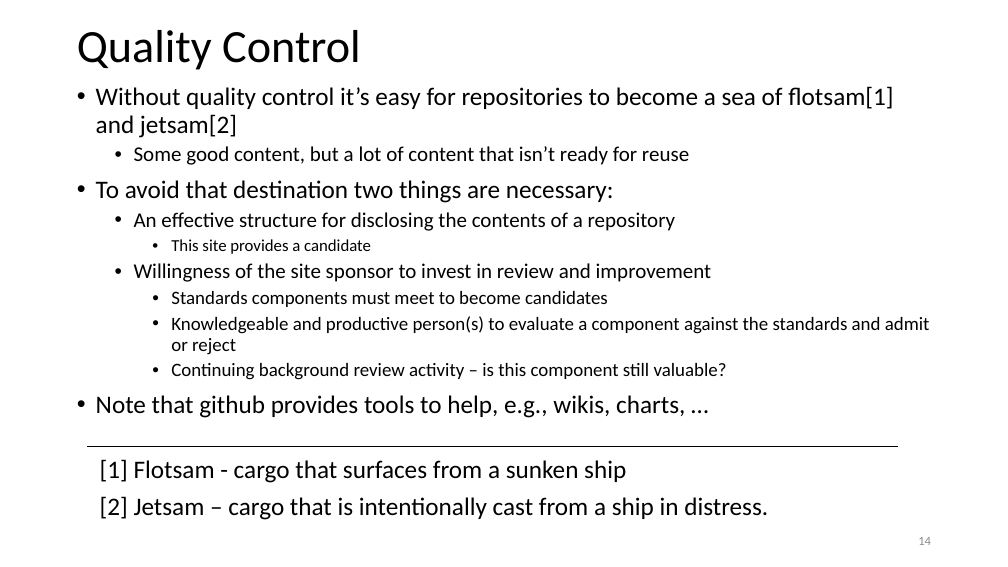
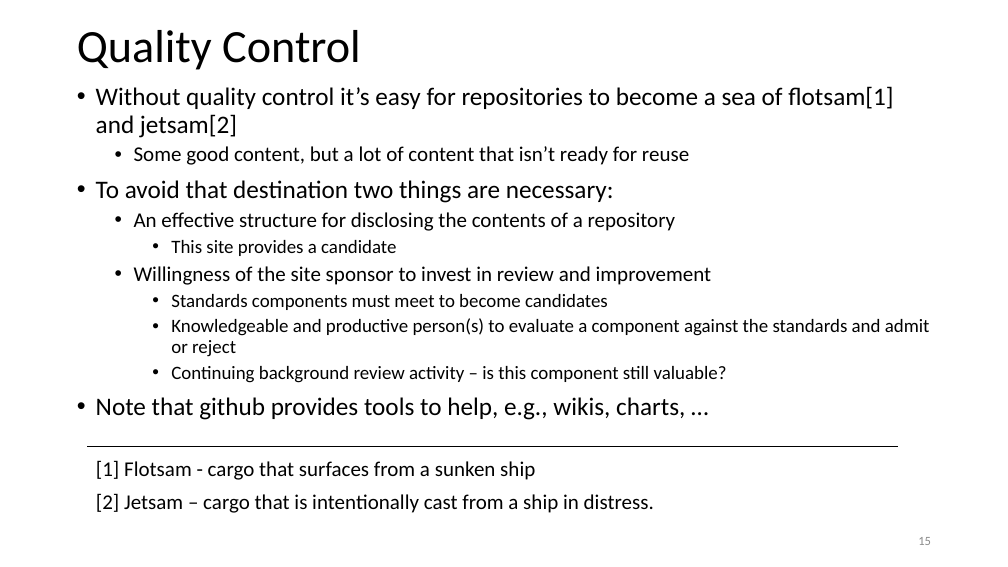
Before and after one commit to JimFawcett/JimFawcett.github.io, a slide deck: slide 15 of Resources/PublishingSourceCode.pptx (slide 14 before the commit). Drawn at 1008x567 pixels with LibreOffice and Linux fonts; fonts in the diff are those of the drawing. Boxes give left, top, right and bottom in pixels: in the first picture for what was removed or moved away, otherwise in the second. Text is boxed around its words. In the diff, an @@ line names an element or a change of style, - is before the commit and + after.

Commit message:
minor text modifications, added prologue

```diff
--- a/Resources/PublishingSourceCode.pptx
+++ b/Resources/PublishingSourceCode.pptx
@@ text at <box>96,240,654,513</box>: size 16 to 18 pt in "This site provides a candidate"; size 24 to 20 pt in "[1] Flotsam - cargo that surfaces from ...", "[2] Jetsam – cargo that is intentionally ..." @@
@@ page number at <box>918,537,931,545</box>: text changed @@
-14
+15
```
Also in this commit, not shown: 3 other slides changed, 1 slide added.
